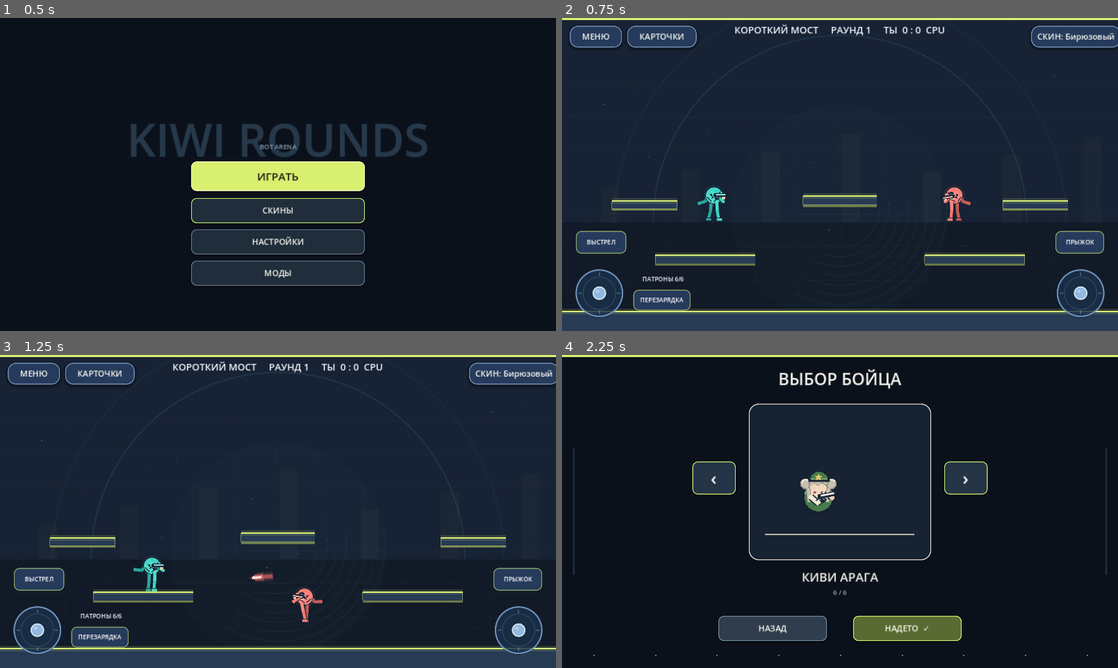
Above: before the commit, frames 1-4 (two rows, left to right).
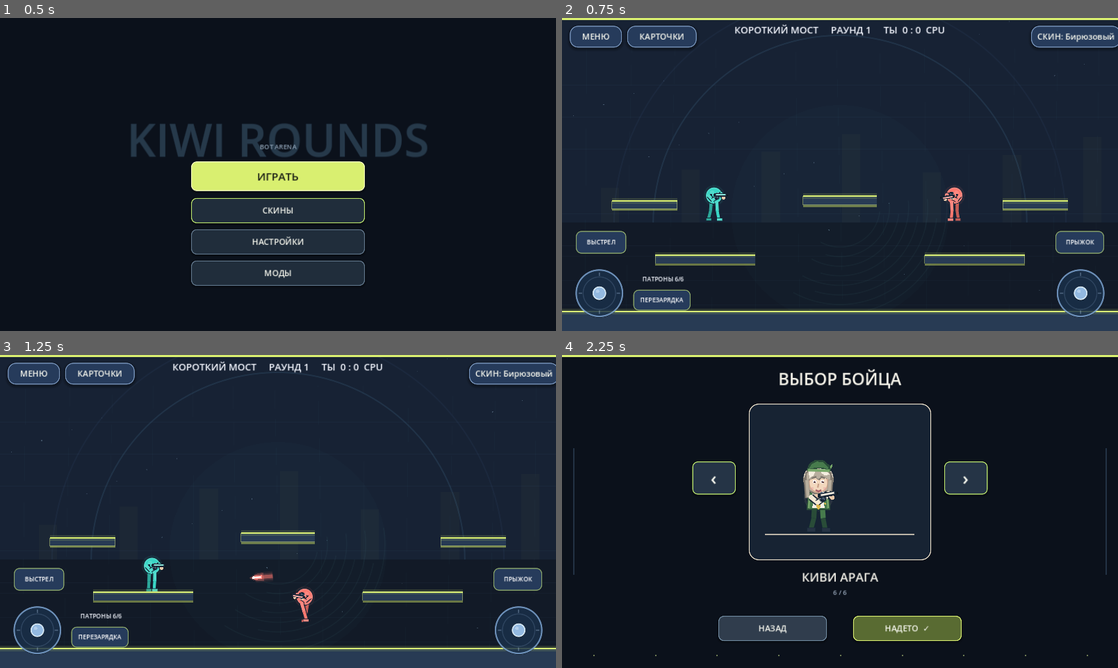
Above: after the commit, the same moments.

Repository: loslam-del/Kiwi-rounds
Game: Godot game, scene res://scenes/main.tscn
The game is run twice, just before and just after one commit, with the same random seed, the same clock (stepped at 60 frames per second) and the same inputs.
Inputs:
- Up to frame 1 (0.5 s): no input
- Up to frame 2 (0.75 s): click "ИГРАТЬ" at 0.5 s
- Up to frame 3 (1.25 s): no input
- Up to frame 4 (2.25 s): click "СКИН: Бирюзовый" at 1.25 s; click "‹" at 2 s

Frame 1 is identical in both runs. In frame 2, less than 0.1% of the frame differs, in the area x 24-74%, y 57-65%; in frame 3, 0.1%; in frame 4, 0.7%, in the area x 42-50%, y 33-56%.

Commit message:
Fix fighter limbs and restore Kiwi humanoid skin

Diff:
--- a/scripts/player.gd
+++ b/scripts/player.gd
@@ -228,10 +228,11 @@
     var arm_front_target := 0.92 + walk_drive * 0.30 - jump_drive * 0.16
     var elbow_back_target := -0.78 + walk_drive * 0.16
     var elbow_front_target := 0.78 - walk_drive * 0.16
-    var leg_back_target := -walk_drive * 0.58 + jump_drive * 0.22
-    var leg_front_target := walk_drive * 0.58 + jump_drive * 0.22
-    var knee_back_target := (0.62 if moving and sin(animation_time) > 0.0 else -0.12) + absf(jump_drive) * 0.28
-    var knee_front_target := (0.62 if moving and sin(animation_time) <= 0.0 else -0.12) + absf(jump_drive) * 0.28
+    var gait := sin(animation_time)
+    var leg_back_target := -walk_drive * 0.92 + (gait * 0.22 if moving else 0.0) + jump_drive * 0.22
+    var leg_front_target := walk_drive * 0.92 - (gait * 0.22 if moving else 0.0) + jump_drive * 0.22
+    var knee_back_target := (0.78 if moving and gait > 0.0 else -0.08) + absf(jump_drive) * 0.28
+    var knee_front_target := (0.78 if moving and gait <= 0.0 else -0.08) + absf(jump_drive) * 0.28
 
     var spring_k := 58.0
     var damping_rate := 13.5
@@ -440,10 +441,6 @@
     air_jumps_left = 1 + extra_air_jumps
 
 func _draw() -> void:
-    if skin_style == "kiwi":
-        _draw_kiwi_ball()
-        _draw_two_hand_blaster(Vector2(0.0, -7.0))
-        return
     var moving := is_on_floor() and absf(velocity.x) > 35.0
     var stride := sin(animation_time) if moving else 0.0
     var bob := absf(stride) * 1.4 if moving else sin(animation_time * 2.0) * 0.45
@@ -470,21 +467,12 @@
     draw_line(foot_back + Vector2(-5,0), foot_back + Vector2(7,0), outline, 7.0, true)
     draw_line(foot_back + Vector2(-4,0), foot_back + Vector2(6,0), dark, 4.0, true)
 
-    var shoulder_back := Vector2(-13.0, -7.0)
-    var shoulder_front := Vector2(lerpf(-13.0, 13.0, (weapon_hand_blend + 1.0) * 0.5), -7.0)
-    var upper_arm_len := 15.0
-    var forearm_len := 14.0
-    var elbow_back := shoulder_back + Vector2(sin(arm_back_angle) * upper_arm_len, cos(arm_back_angle) * upper_arm_len)
-    var elbow_front := shoulder_front + Vector2(sin(arm_front_angle) * upper_arm_len, cos(arm_front_angle) * upper_arm_len)
-    var wrist_back_angle := arm_back_angle + elbow_back_angle
-    var wrist_front_angle := arm_front_angle + elbow_front_angle
-    var hand_back := elbow_back + Vector2(sin(wrist_back_angle) * forearm_len, cos(wrist_back_angle) * forearm_len)
-    var hand_front := _weapon_hand_local()
-    draw_line(shoulder_back, elbow_back, outline, 10.0, true)
-    draw_line(shoulder_back, elbow_back, dark, 6.2, true)
-    draw_line(elbow_back, hand_back, outline, 9.0, true)
-    draw_line(elbow_back, hand_back, dark, 5.7, true)
-    draw_circle(hand_back, 4.0, dark)
+    var shoulder_back := Vector2(-12.0, -7.0)
+    var shoulder_front := Vector2(12.0, -7.0)
+    var elbow_back := shoulder_back
+    var elbow_front := shoulder_front
+    var hand_back := Vector2.ZERO
+    var hand_front := Vector2.ZERO
 
     # Compact rounded torso leaves the hips and shoulders readable.
     draw_circle(center, 24.0, Color(body_color, 0.08))
@@ -506,15 +494,6 @@
     draw_line(foot_front + Vector2(-5,0), foot_front + Vector2(8,0), outline, 7.0, true)
     draw_line(foot_front + Vector2(-4,0), foot_front + Vector2(7,0), light, 4.0, true)
     draw_circle(hip_front, 4.0, light)
-
-    # Near-side arm stays visibly separated from the body and bends at the elbow.
-    draw_line(shoulder_front, elbow_front, outline, 10.0, true)
-    draw_line(shoulder_front, elbow_front, light, 6.2, true)
-    draw_circle(elbow_front, 4.2, light)
-    draw_line(elbow_front, hand_front, outline, 9.0, true)
-    draw_line(elbow_front, hand_front, body_color, 5.7, true)
-    draw_circle(hand_front, 4.0, light)
-    draw_circle(shoulder_front, 4.0, light)
 
     if kiwi_aura:
         for leaf_index in range(4):
@@ -547,16 +526,6 @@
         draw_line(knee_front,foot_front,green_dark,6.6,true)
         draw_line(foot_front+Vector2(-6,0),foot_front+Vector2(8,0),outline,8.0,true)
         draw_line(foot_front+Vector2(-5,-1),foot_front+Vector2(7,-1),Color("#263344"),4.8,true)
-        draw_line(shoulder_back,elbow_back,outline,11.0,true)
-        draw_line(shoulder_back,elbow_back,green_dark,7.0,true)
-        draw_line(elbow_back,hand_back,outline,10.0,true)
-        draw_line(elbow_back,hand_back,green,6.4,true)
-        draw_line(shoulder_front,elbow_front,outline,11.0,true)
-        draw_line(shoulder_front,elbow_front,green_dark,7.0,true)
-        draw_line(elbow_front,hand_front,outline,10.0,true)
-        draw_line(elbow_front,hand_front,green,6.4,true)
-        draw_circle(hand_back,3.8,Color("#e9c9aa"))
-        draw_circle(hand_front,4.0,Color("#e9c9aa"))
         # Tailored jacket, shirt panel and clear lapels instead of a flat torso patch.
         draw_colored_polygon(PackedVector2Array([center+Vector2(-17,-8),center+Vector2(17,-8),center+Vector2(20,22),center+Vector2(-20,22)]),green_dark)
         draw_colored_polygon(PackedVector2Array([center+Vector2(-14,-7),center+Vector2(14,-7),center+Vector2(16,19),center+Vector2(-16,19)]),green)
@@ -636,6 +605,20 @@
             center+Vector2(17,-49),center+Vector2(23,-55),
             center+Vector2(22,-47),center+Vector2(17,-45)
         ]),green_light)
+        # Kiwi's green cap is layered over her hair, keeping the full humanoid silhouette.
+        draw_colored_polygon(PackedVector2Array([
+            center+Vector2(-20,-43),center+Vector2(-15,-55),
+            center+Vector2(-5,-61),center+Vector2(9,-60),
+            center+Vector2(19,-51),center+Vector2(21,-42),
+            center+Vector2(12,-45),center+Vector2(0,-47),center+Vector2(-12,-44)
+        ]),green_dark)
+        draw_colored_polygon(PackedVector2Array([
+            center+Vector2(-16,-46),center+Vector2(-11,-54),
+            center+Vector2(-3,-58),center+Vector2(8,-57),
+            center+Vector2(15,-50),center+Vector2(17,-45),
+            center+Vector2(7,-48),center+Vector2(-5,-48)
+        ]),green)
+        draw_line(center+Vector2(-17,-44),center+Vector2(18,-43),green_light,3.0,true)
 
     if hit_flash > 0.0:
         draw_circle(center, 23.0, Color(1.0,0.45,0.34,hit_flash*0.24))
